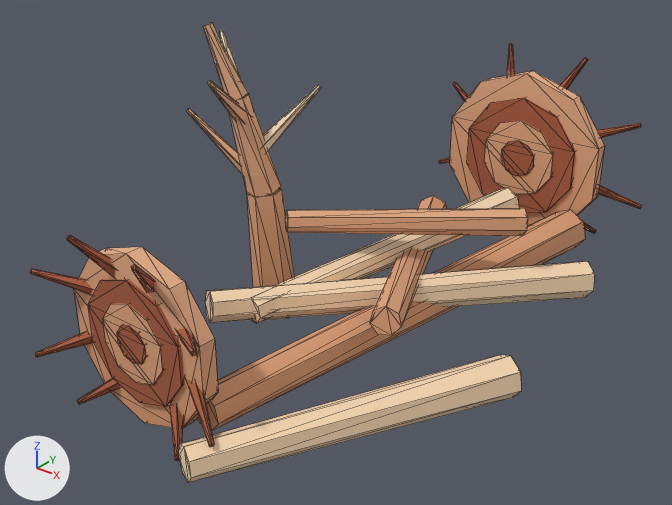
Renders of the glTF model public/assets/toycar/set-point-wrack.glb from each side of a commit.
Rendered twice from a 50 mm lens placed at (5.6, -10.12, 7.02), pointed at (-1.99, -0.63, 1.14). The lights are fixed; the arrows at lower left show +X, +Y and +Z. The older version comes first. Mesh edges are drawn as thin lines. Where no turn or scale is listed for an object, it has been applied to the vertices. Vertices at exactly the same position are counted once.

In view in the first picture: 'wrack'.
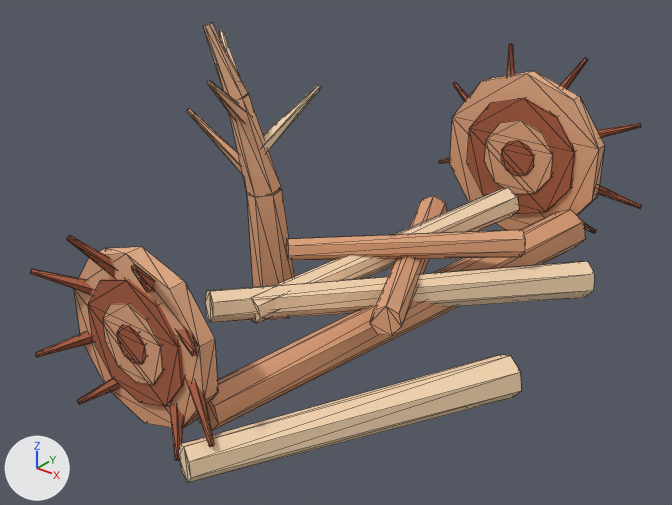
Pixel boxes [x1, y1, x2, y2] of what changed, in the pictures (672 x 505 px; the box of a moved part takes in the faces that stretch with it):
part 1 of me_wrack, moved or reshaped: before [285, 208, 528, 236]; after [286, 230, 525, 260]

Diff of the bpy script that builds the scene:
```diff
--- a/public/assets/toycar/set-point-wrack.glb.py
+++ b/public/assets/toycar/set-point-wrack.glb.py
@@ me_wrack @@
 me_wrack.from_pydata(...)  # 480 vertices, 812 faces; spans x -3.69..2.16, y -4.8..4.63, z -0.75..3.9
 # used by ob_wrack; location = (-1.0, 0.1, 0.32)
+# me_wrack part 1: the loose piece of 14 vertices spanning x -1.72..0.96, y -1.21..1.64, z 0.83..1.44 is multiplied about its middle by the matrix ((0.998, 0.0, -0.019), (0.0, 0.998, -0.021), (0.019, 0.021, 0.998)), then moved by (0.0, 0.0, -0.4)
 me_wrack.materials.append(mat_colormap)
```
